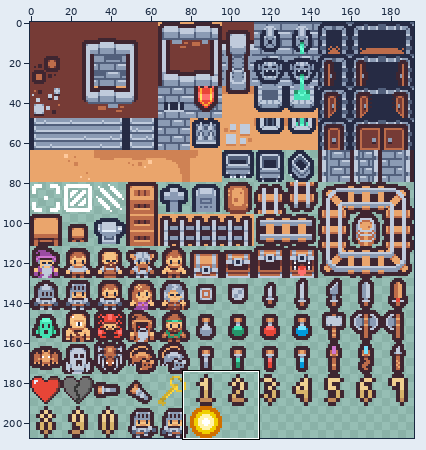
One commit to this sprite sheet: GameProject/Assets/Tilemap/tilemap_packed.png. The picture above shows the old version from afar; the outline marks the close-up.
Close-up. Before the commit:
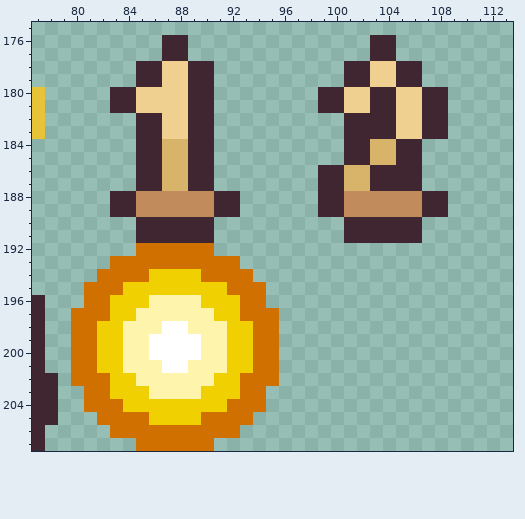
The file is 192x208 pixels. Colours within 5 levels of each other are drawn and written as one. Shown: x 77..113, y 175..207.
Now the later version:
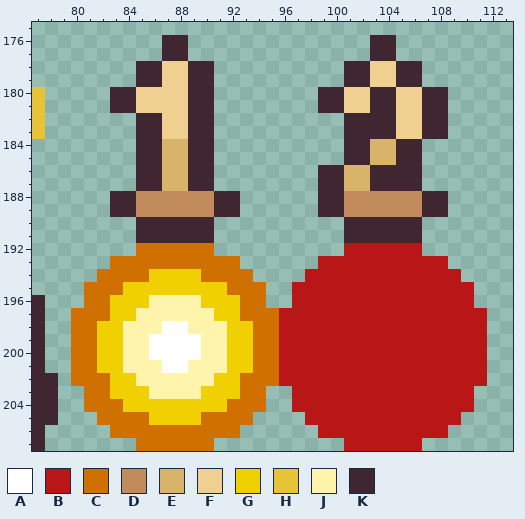
Palette (. is transparent): A #ffffff  B #b91717  C #d07000  D #c18b5b  E #d8b36a  F #f0d091  G #f0d000  H #e7c437  J #fff4ac  K #3f2631
Edits made:
Colour B now appears in row 192 at x 101 to 106; in row 193 at x 99 to 108; in row 194 at x 98 to 109; in rows 195 to 196 at x 97 to 110; in rows 197 to 202 at x 96 to 111; in rows 203 to 204 at x 97 to 110.
Colour B now appears in row 205 at x 98 to 109; in row 206 at x 99 to 108; in row 207 at x 101 to 106.
